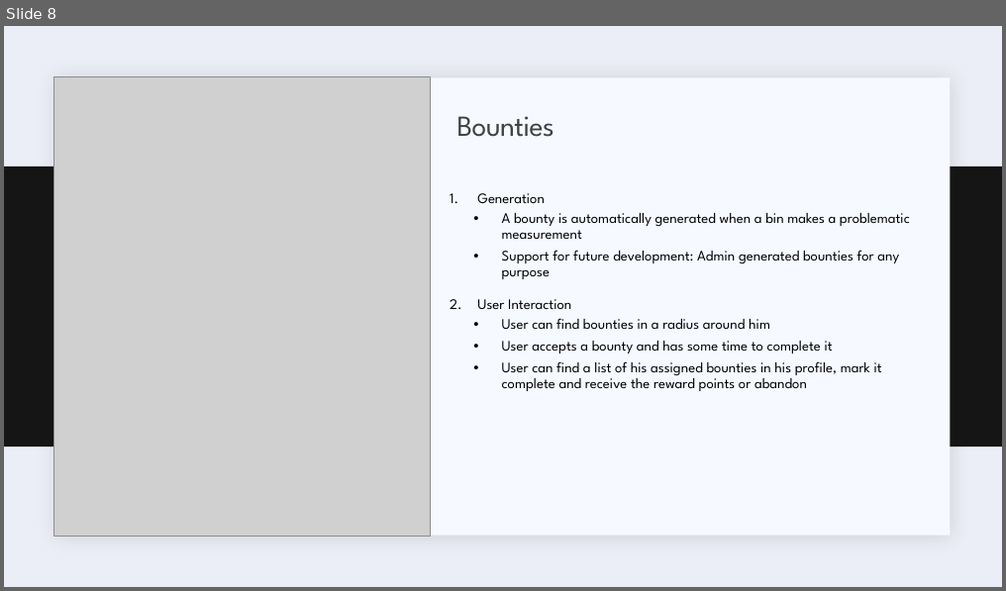
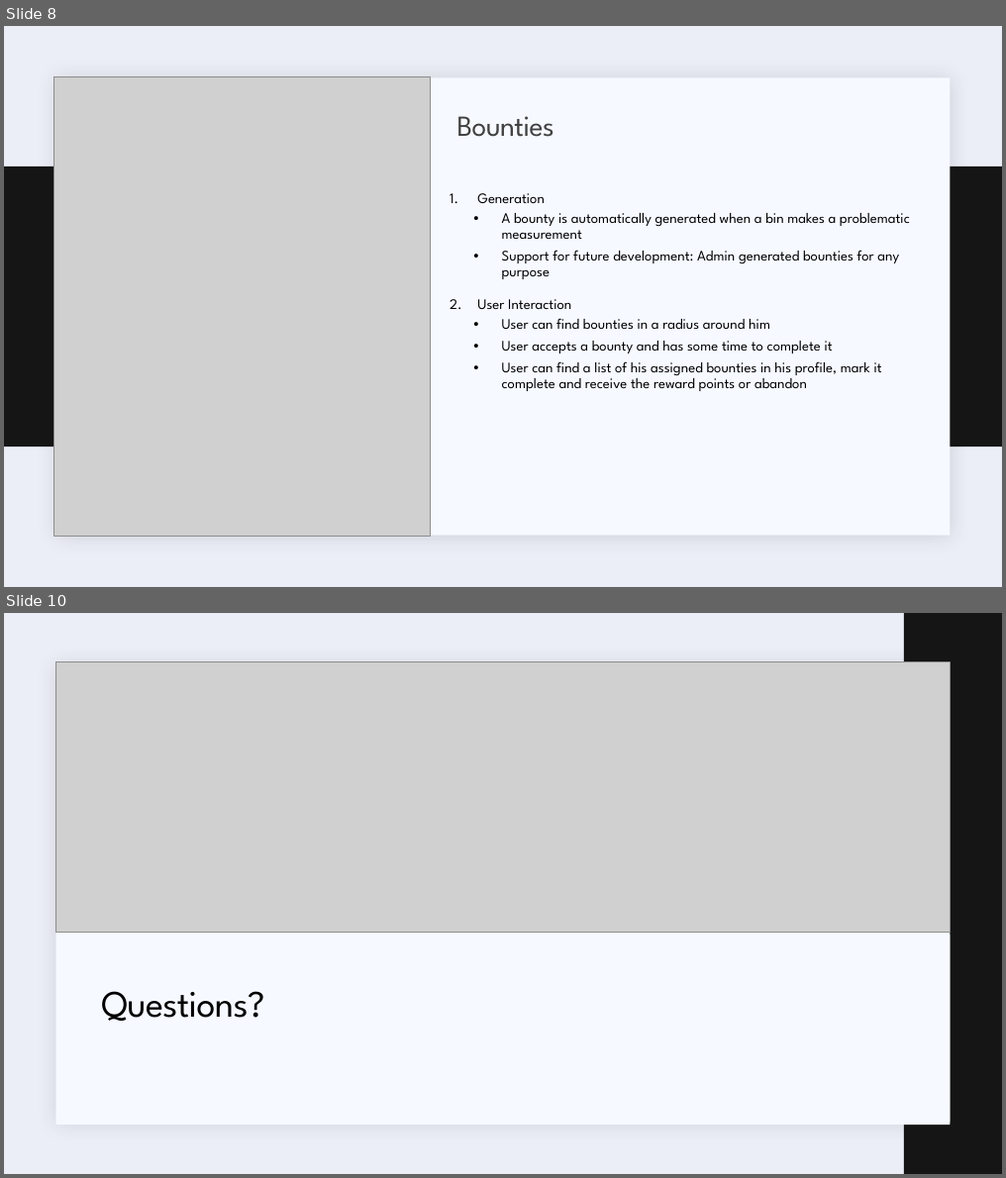
Before and after one commit to marios-stam/Project_IOT, a slide deck: Powerpoints/Final Presentation/Waste-management-Frank.pptx. Shown one above the other, each under a label of ours: slide 8 before the commit, slides 8 and 10 after it; the slides between them are not shown. The pictures are 1006x591 and 1006x1178 pixels, drawn with LibreOffice and Linux fonts; fonts in the diff are those of the drawing; grey boxes stand for pictures. Boxes give left, top, right and bottom in pixels: in the first picture for what was removed or moved away, otherwise in the second. Text is boxed around its words. In the diff, an @@ line names an element or a change of style, - is before the commit and + after.

```diff
--- a/Powerpoints/Final Presentation/Waste-management-Frank.pptx
+++ b/Powerpoints/Final Presentation/Waste-management-Frank.pptx
@@ slide 10 added at (4, 613, 1002, 1174), background #ECEEF7; not listed: 1 template element that a slide beside it also shows @@
@@ rectangle added at (904, 613, 1002, 1174), fill #141514 @@
@@ picture added at (55, 663, 949, 932) @@
@@ rectangle added at (55, 935, 949, 1125), fill #F6F9FF @@
@@ title added at (101, 991, 264, 1021), 36 pt, text #000000 @@
+Questions?
```
Also in this commit, not shown: 1 slide changed, 1 other slide added.
